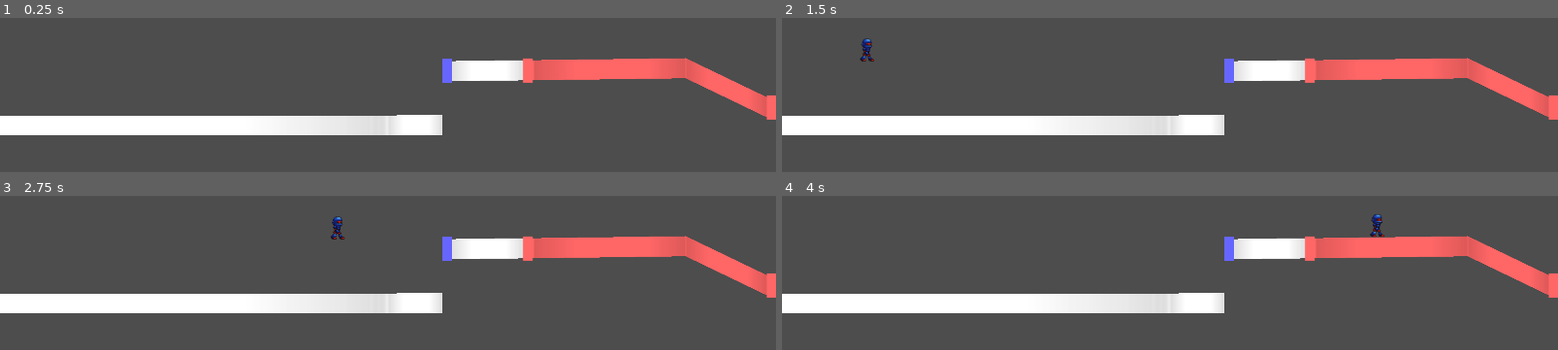
Above: before the commit, frames 1-4 (two rows, left to right).
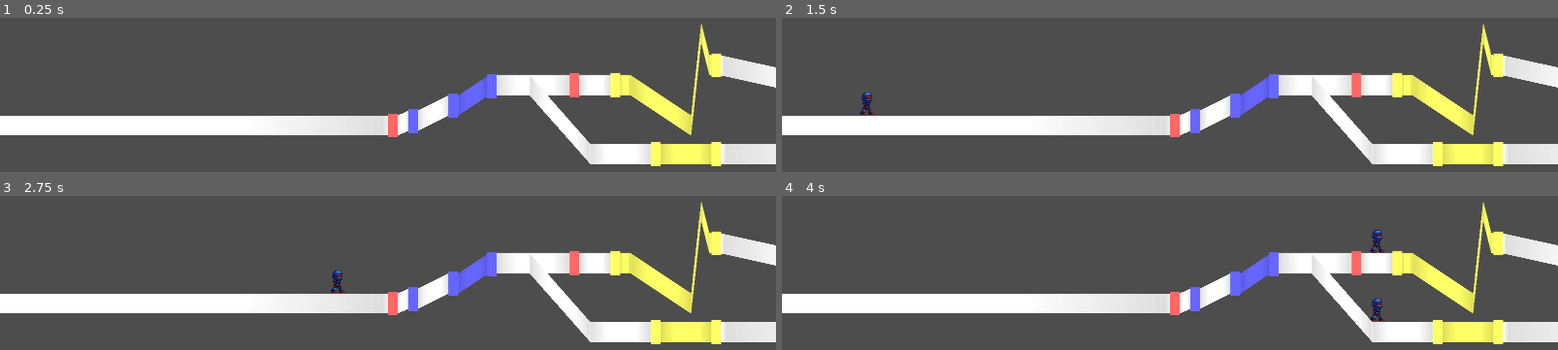
Above: after the commit, the same moments.

Repository: junu192857/Vexatonic-dash-2
Game: Godot game, scene res://Scenes/RhythmScene.tscn
Two runs of this game, one before a commit and one after it. Both use one fixed random seed, a clock stepped at 60 frames per second and the inputs below. Sound files missing from this copy of the repository are replaced by a short silence.
Inputs (mouse positions are in pixels of both pictures, inside the frame that each line leads up to):
- Up to frame 1 (0.25 s): no input
- Up to frame 2 (1.5 s): tap Enter at 0.5 s; move the mouse to (1340, 104) at 0.52 s; hold A (a) 0.53-1.25 s; click (1340, 104) at 0.67 s; tap D (d) at 0.8 s; tap Space at 1.25 s; drag from (1014, 147) to (outside the picture) at 1.27 s
- Up to frame 3 (2.75 s): move the mouse to (465, 208) at 2.02 s; hold L (l) from 2.03 s (still down); click (465, 208) at 2.17 s; tap S (s) at 2.3 s
- Up to frame 4 (4 s): release L (l) at 2.75 s; drag from (outside the picture) to (937, 237) at 2.77 s; move the mouse to (outside the picture) at 3.52 s; hold A (a) from 3.53 s (still down); click (outside the picture) at 3.67 s; tap D (d) at 3.8 s

The runs differ from the first frame. In frame 1, 16% of the frame differs, in the area x 50-100%, y 3-97%; in frame 2, 16%, in the area x 10-100%, y 3-97%; in frame 3, 16%; in frame 4, 16%.

Commit message:
Editor:이제 lane에 Note의 데이터를 넣음

Diff:
--- a/vexatonic-dash-2/Scripts/EditorManager.gd
+++ b/vexatonic-dash-2/Scripts/EditorManager.gd
@@ -466,6 +466,7 @@
 			var data = NoteData.new(Setting.get_time_from_posx(preview.global_position.x), selected_color, 0, 0, target_lane.lane_index)
 			noteDatas.append(data)
 			preview.set_data(data)
+			target_lane.add_note(preview)
 			print("New Note added")
 			preview = null
 			return
@@ -510,6 +511,7 @@
 			print("New LongNote added: start time %f and end time %f and lane index %d" % [Setting.get_time_from_posx(preview.global_position.x), long_end_time, target_lane.lane_index])
 			noteDatas.append(data)
 			preview.set_data(data)
+			target_lane.add_note(preview)
 			preview = null
 		current_state = EditorState.Ready
 
--- a/vexatonic-dash-2/Scripts/EditorNote.gd
+++ b/vexatonic-dash-2/Scripts/EditorNote.gd
@@ -1,15 +1,8 @@
-extends Node2D
+extends Note
 class_name ENote
 
-const UNPROCECSSED_COLORS: Array[Color] = [Color(1, 0.4, 0.4), Color(0.4, 0.4, 1.0),Color(1.0, 1.0, 0.4)]
-const PROCESSED_COLORS: Array[Color] = [Color(0.8,0,0),Color(0.0, 0.0, 0.7),Color(0.8, 0.7, 0.0)]
-
-@onready var sprite:Sprite2D = $Sprite2D
-
-var data: NoteData
-
-var is_hit := false
-
+func _ready():
+	return
 
 # 스포너에서 노트 생성 후 가장 먼저 호출되어 색상을 정함.
 func set_data(p_data: NoteData):
--- a/vexatonic-dash-2/Scripts/RhythmManager.gd
+++ b/vexatonic-dash-2/Scripts/RhythmManager.gd
@@ -21,7 +21,7 @@
 	# ==== Parsing & Lanes, NoteDatas 정렬
 	print("START")
 	InputHandler.note_pressed.connect(_on_pressed)
-	ChartParser.parse("res://Charts/HolyTest.csv", lanes, noteDatas)
+	ChartParser.parse("res://Charts/test.csv", lanes, noteDatas)
 	Lane.sort_lanes(lanes)
 	lane_index = 0
 	noteDatas.sort_custom(func(a: NoteData, b: NoteData):
@@ -189,7 +189,7 @@
 # 생성된 노트를 레인의 노트 큐에 할당
 func assign_note(note: Note):
 	var lane = Lane.find_lane(lanes, note.data.lane)
-	lane.add_Note(note)
+	lane.add_note(note)
 
 #==================================================================================
 
--- a/vexatonic-dash-2/Scripts/Scripts_without_Node/Lane.gd
+++ b/vexatonic-dash-2/Scripts/Scripts_without_Node/Lane.gd
@@ -2,7 +2,8 @@
 
 var lane_index: int
 var keyframes: Array[Vector2]
-var notes: Array[Node2D]
+var notes: Array[Note]
+
 var note_index: int
 var is_init: bool
 
@@ -80,7 +81,7 @@
 
 	return 0.0
 
-func add_Note(note: Note):
+func add_note(note: Note):
 	notes.append(note)
 
 func sort_notes():
